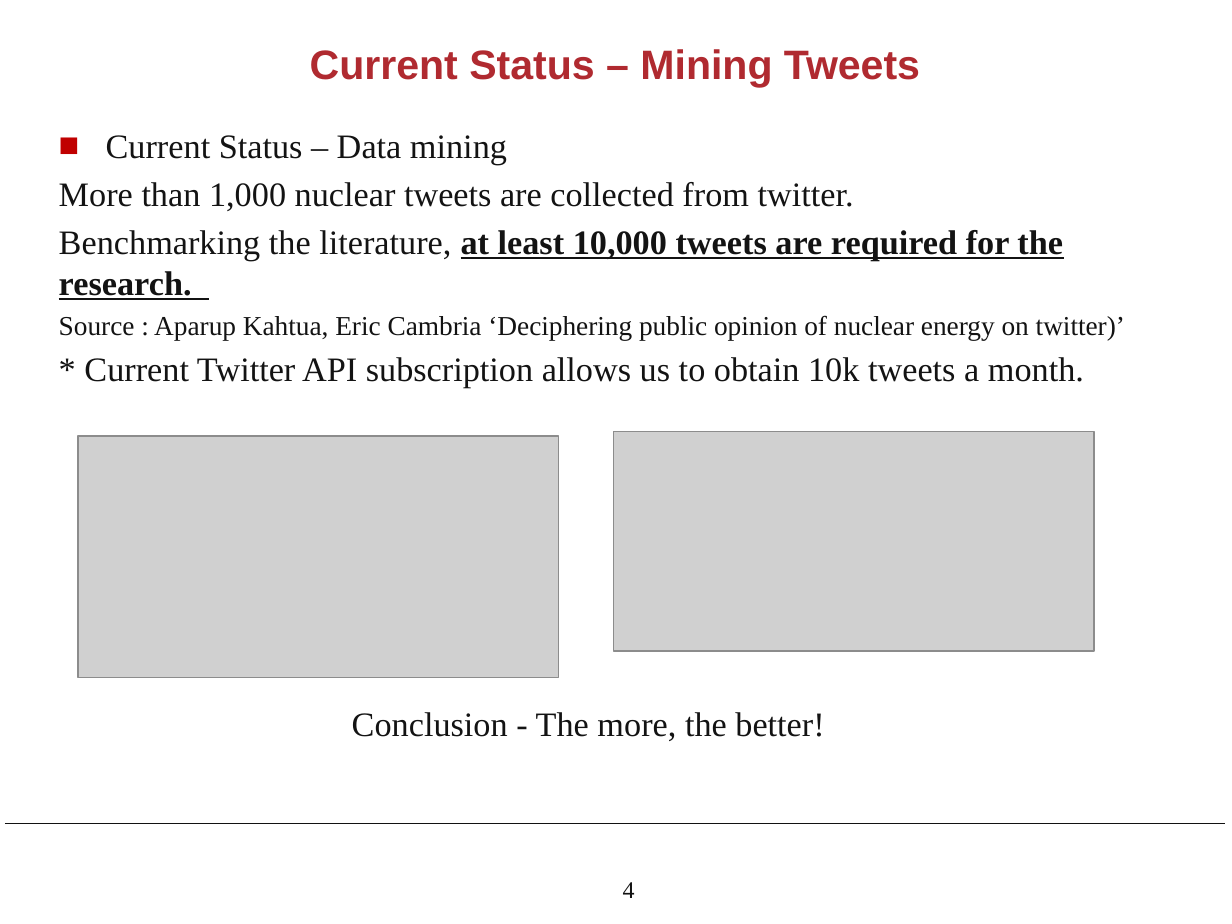
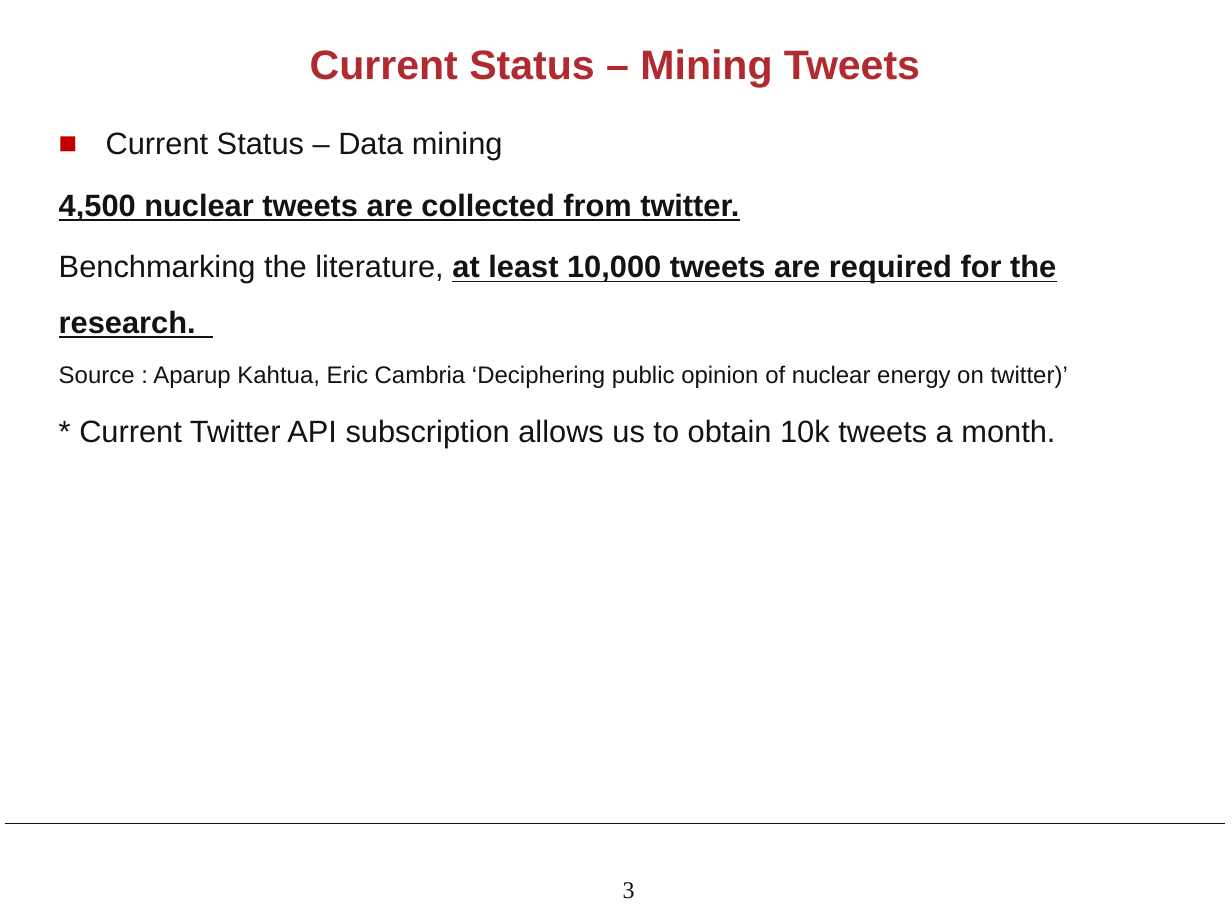
Before and after one commit to army17929/NLP, a slide deck: slide 3 of meeting_slides/week3.pptx (slide 4 before the commit). Drawn at 1232x924 pixels with LibreOffice and Linux fonts; fonts in the diff are those of the drawing; grey boxes stand for pictures; background and template pictures are left out. Boxes give left, top, right and bottom in pixels: in the first picture for what was removed or moved away, otherwise in the second. Text is boxed around its words. In the diff, an @@ line names an element or a change of style, - is before the commit and + after.

```diff
--- a/meeting_slides/week3.pptx
+++ b/meeting_slides/week3.pptx
@@ text at (59, 131, 1068, 448): size 20 to 18 pt in "Current Status – Data mining", "Benchmarking the literature, at least 10,000 tweets ...", "* Current Twitter API subscription allows us ..."; font Times New Roman to Arial in "Current Status – Data mining", "Benchmarking the literature, at least 10,000 tweets ...", "Source : Aparup Kahtua, Eric Cambria ‘Deciphering ...", "* Current Twitter API subscription allows us ..."; size 16 to 14 pt in "Source : Aparup Kahtua, Eric Cambria ‘Deciphering ..."; line spacing 1 to 1.5 @@
@@ text at (59, 193, 739, 221): text changed; size 20 to 18 pt; font Times New Roman to Arial; bold on @@
-More than 1,000 nuclear tweets are collected from twitter.
+4,500 nuclear tweets are collected from twitter.
@@ picture removed at (78, 436, 558, 678) @@
@@ picture removed at (614, 431, 1094, 650) @@
@@ text removed at (352, 712, 824, 741) @@
-Conclusion - The more, the better!
@@ page number at (623, 882, 635, 899): text changed @@
-4
+3
```
Also in this commit, not shown: 2 other slides changed, 7 slides added, 5 slides removed, 15 other files.
